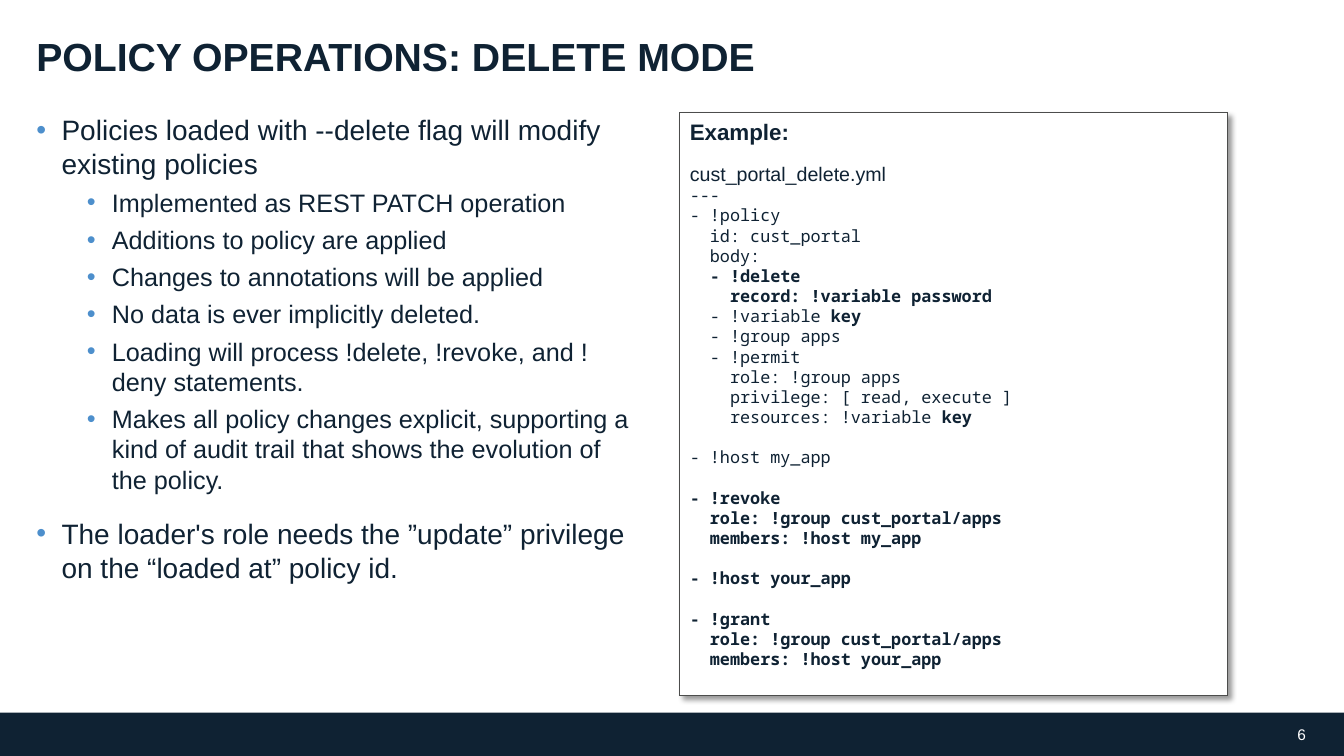
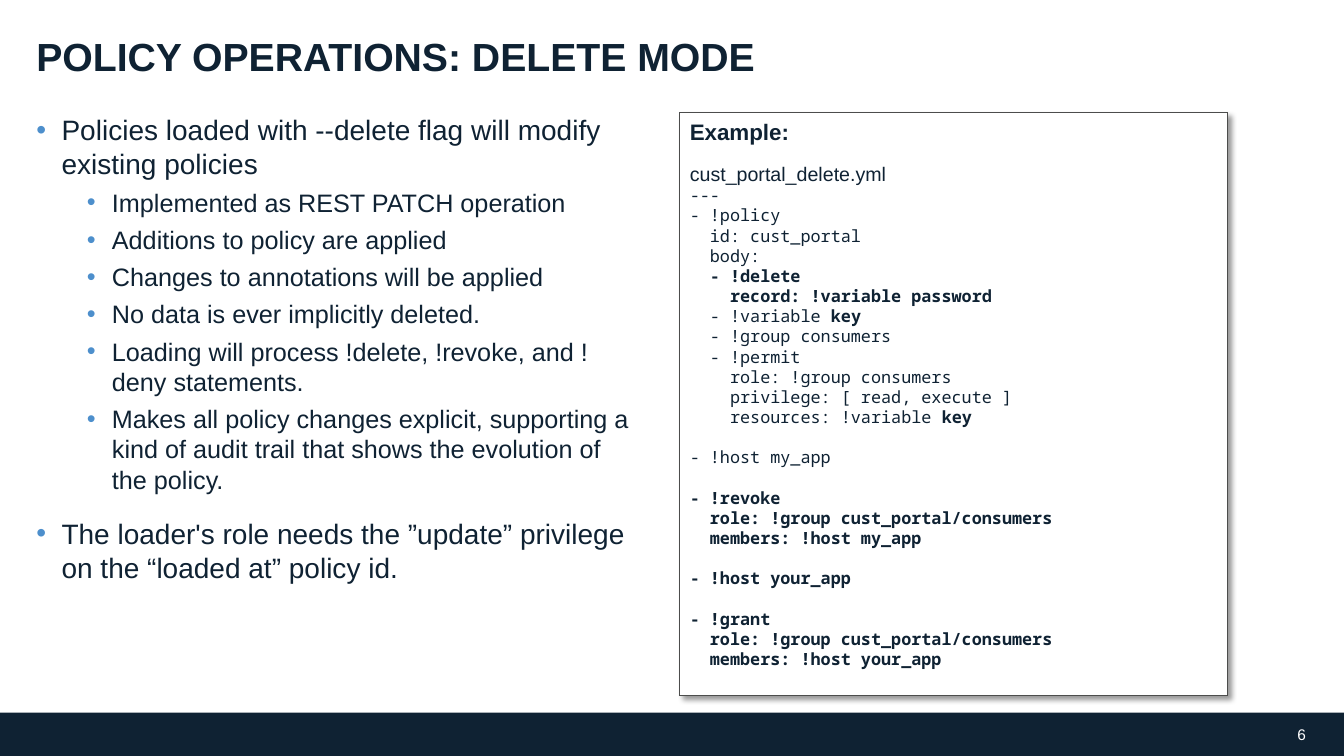
Before and after one commit to conjurdemos/conjur-policy-workshop, a slide deck: slide 6 of ppt/DAP-Policy-Model-200615JH.pptx. Drawn at 1344x756 pixels with LibreOffice and Linux fonts; fonts in the diff are those of the drawing; background and template pictures are left out. Boxes give left, top, right and bottom in pixels: in the first picture for what was removed or moved away, otherwise in the second. Text is boxed around its words. In the diff, an @@ line names an element or a change of style, - is before the commit and + after.

```diff
--- a/ppt/DAP-Policy-Model-200615JH.pptx
+++ b/ppt/DAP-Policy-Model-200615JH.pptx
@@ text in rectangle at [730,330,892,346]: text changed @@
-- !group apps
+- !group consumers
@@ text in rectangle at [730,370,952,387]: text changed @@
-role: !group apps
+role: !group consumers
@@ text in rectangle at [710,511,1053,528]: text changed @@
-role: !group cust_portal/apps
+role: !group cust_portal/consumers
@@ text in rectangle at [710,632,1053,649]: text changed @@
-role: !group cust_portal/apps
+role: !group cust_portal/consumers
```
Also in this commit, not shown: 4 other slides changed.
